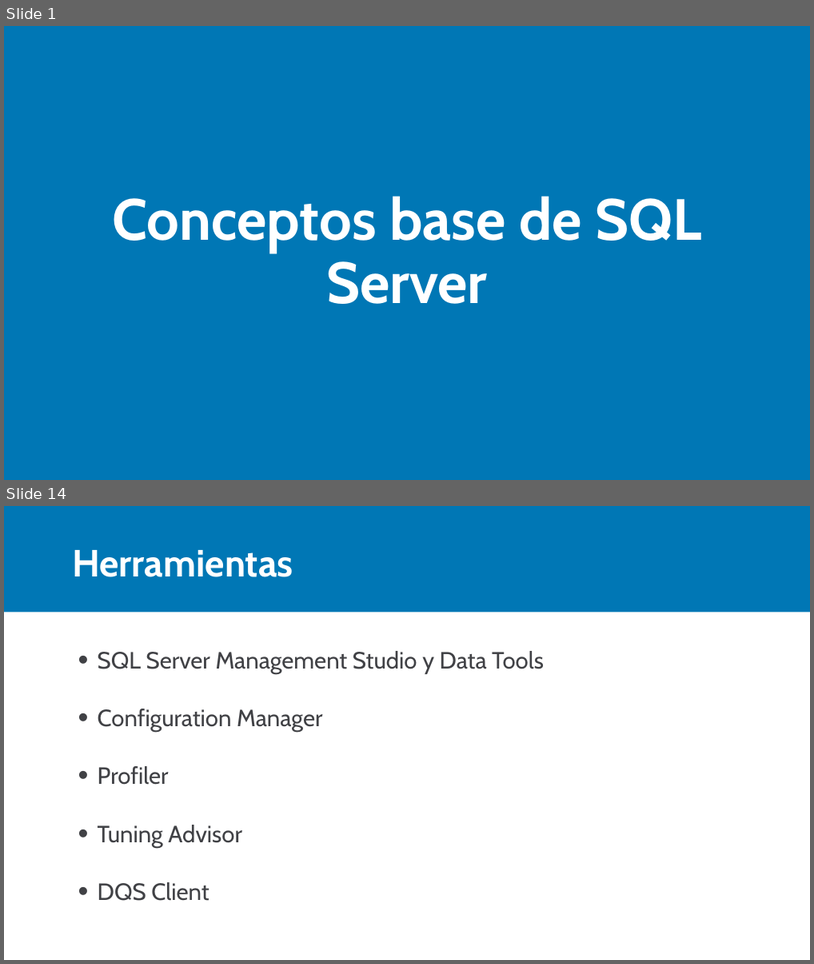
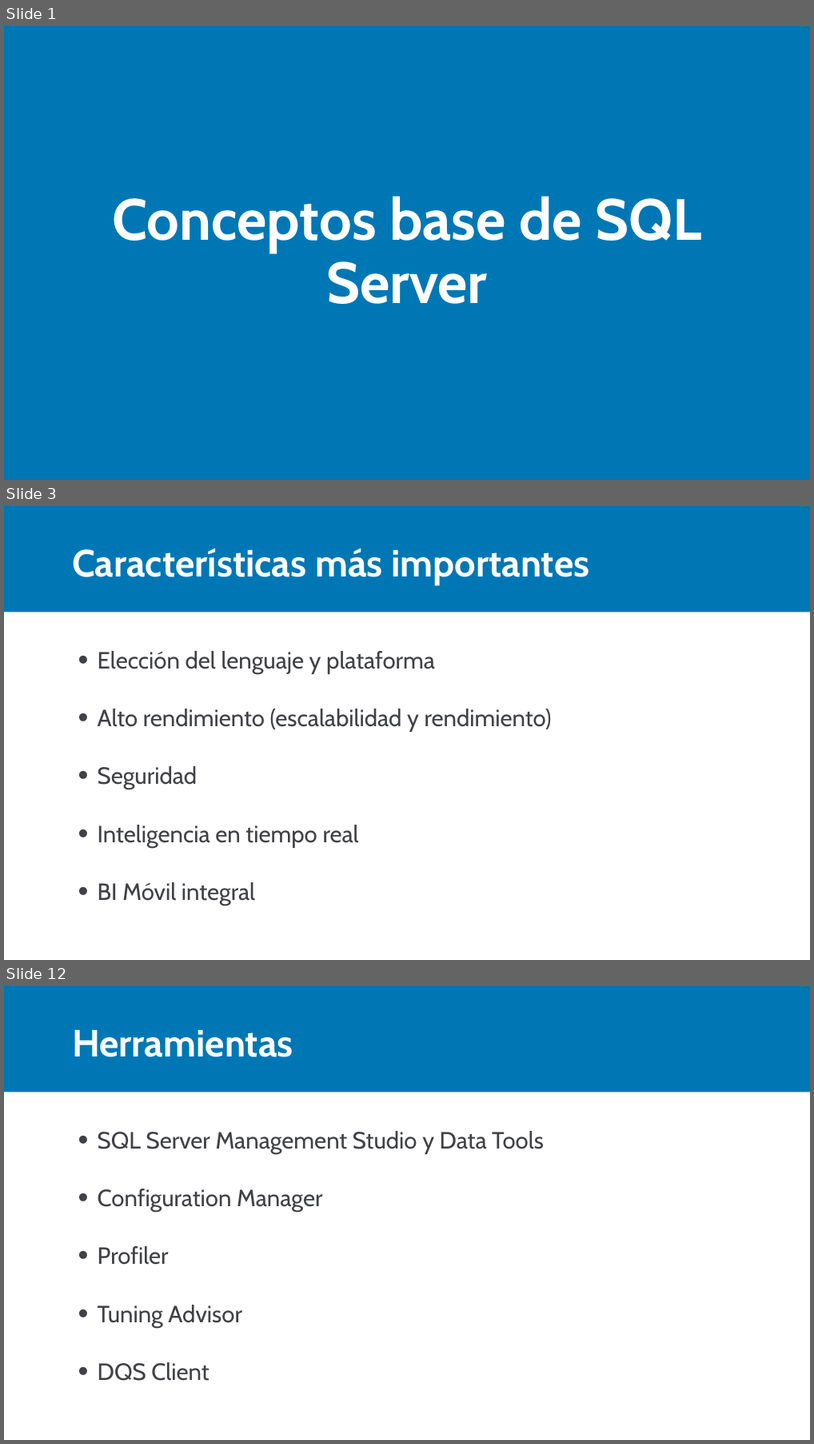
Before and after one commit to Camilo193/SQL, a slide deck: 01_Uso de objetos Nativos/01_Conociendo a SQL Server/Conceptos base.pptx. Shown one above the other, each under a label of ours: slides 1 and 14 before the commit, slides 1, 3 and 12 after it; the slides between them are not shown. The pictures are 814x964 and 814x1444 pixels, drawn with LibreOffice and Linux fonts; fonts in the diff are those of the drawing. Boxes give left, top, right and bottom in pixels: in the first picture for what was removed or moved away, otherwise in the second. Text is boxed around its words. In the diff, an @@ line names an element or a change of style, - is before the commit and + after.

```diff
--- a/01_Uso de objetos Nativos/01_Conociendo a SQL Server/Conceptos base.pptx
+++ b/01_Uso de objetos Nativos/01_Conociendo a SQL Server/Conceptos base.pptx
@@ slide 3 added at [4, 506, 810, 960], background #FFFFFF; not listed: 1 template element that a slide beside it also shows @@
@@ title added at [72, 548, 590, 585], 45 pt, text #FFFFFF, bold @@
+Características más importantes
@@ text added at [98, 651, 552, 905], 28 pt, text #404145 @@
+• Elección del lenguaje y plataforma
+• Alto rendimiento (escalabilidad y rendimiento)
+• Seguridad
+• Inteligencia en tiempo real
+• BI Móvil integral
@@ what was slide 14 is now slide 12 @@
```
Also in this commit, not shown: 3 slides changed, 6 other slides added, 9 slides removed.
